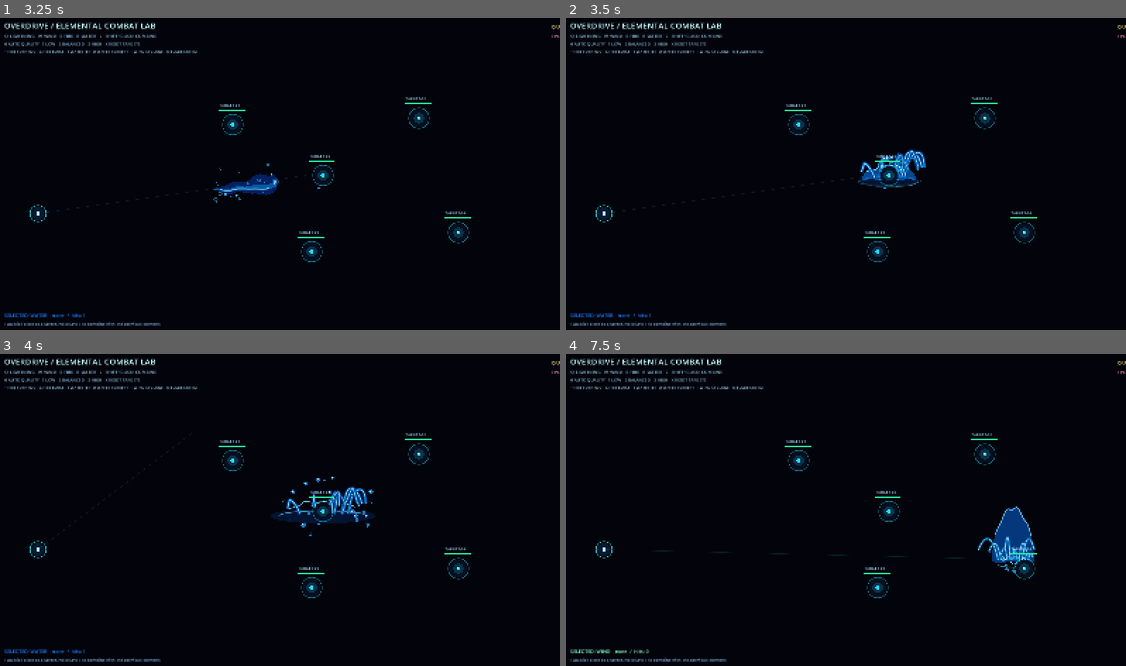
Above: before the commit, frames 1-4 (two rows, left to right).
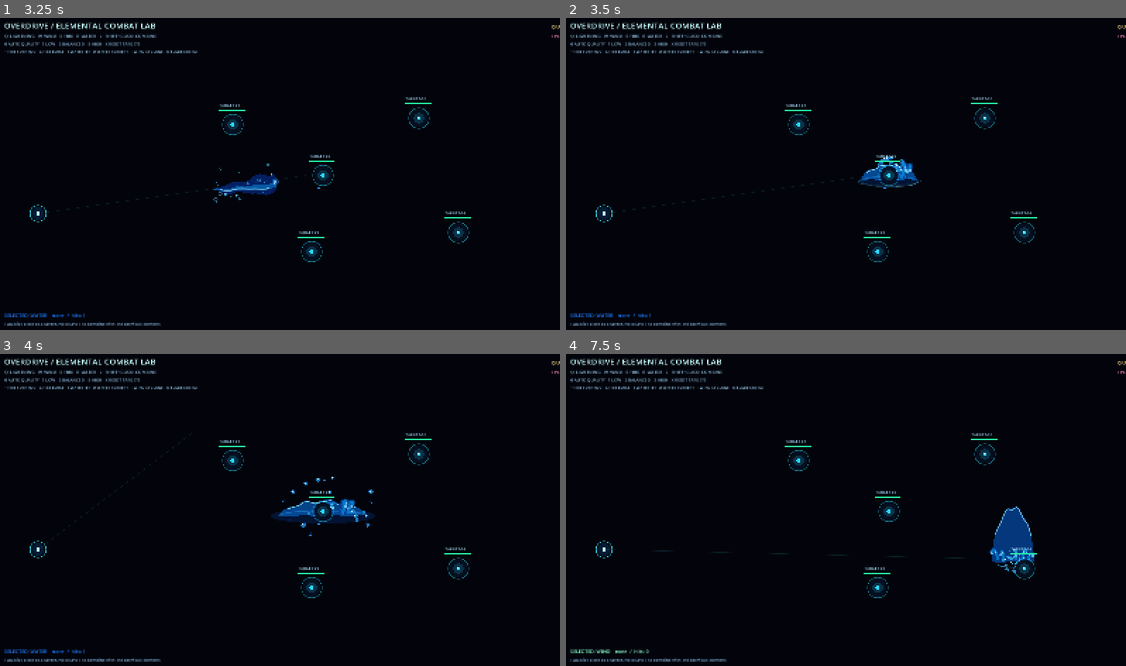
Above: after the commit, the same moments.

Repository: rifatsidik/elemental-overdrive
Game: Godot game, scene res://scenes/elemental_combat_lab.tscn
Two runs of this game, one before a commit and one after it. Both use one fixed random seed, a clock stepped at 60 frames per second and the inputs below. This scene is started directly instead of the project's main scene.
Inputs (mouse positions are in pixels of both pictures, inside the frame that each line leads up to):
- Up to frame 1 (3.25 s): tap Enter at 0.5, 2 s; move the mouse to (252, 239) at 0.52 s; hold W 0.53-2.03 s; tap Q at 0.6 s; click (252, 239) at 0.67 s; tap Space at 1.25, 2.75 s; move the mouse to (448, 223) at 1.27 s; tap E at 1.35 s; move the mouse to (106, 127) at 2.02 s; hold A from 2.03 s (still down); tap R at 2.1 s; move the mouse to (308, 174) at 2.77 s; tap 0 at 2.85 s; click (308, 174) at 2.92 s
- Up to frame 2 (3.5 s): keep holding A
- Up to frame 3 (4 s): move the mouse to (196, 432) at 3.52 s; release A at 3.53 s; hold S from 3.53 s (still down); tap 1 at 3.6 s
- Up to frame 4 (7.5 s): move the mouse to (969, 494) at 4.27 s; release S at 4.28 s; hold D 4.28-5.03 s; tap 2 at 4.35 s; tap Enter at 5 s; move the mouse to (728, 528) at 5.02 s; hold W 5.03-5.78 s; tap 3 at 5.1 s; click (728, 528) at 5.17 s; tap Space at 5.75 s; move the mouse to (902, 441) at 5.77 s; hold D from 5.78 s (still down); tap T at 5.85 s; move the mouse to (818, 575) at 6.52 s; tap G at 6.6 s; move the mouse to (1014, 559) at 7.27 s; tap Y at 7.35 s; click (1014, 559) at 7.42 s

Frame 1 is identical in both runs. In frame 2, 0.4% of the frame differs, in the area x 52-65%, y 42-53%; in frame 3, 0.7%, in the area x 49-66%, y 42-53%; in frame 4, 0.3%.

Commit message:
Fix water splash geometry and remove grass-like jets
Clamp liquid sheet contour to avoid self-crossing and reduce long spray curls.

Diff:
--- a/scripts/visuals/elements/element_skill_effect.gd
+++ b/scripts/visuals/elements/element_skill_effect.gd
@@ -141,21 +141,26 @@
 	for i in range(2, 23):
 		crest_line.append(sheet[i] + Vector2(0.0, 2.0 * strength))
 	draw_polyline(crest_line, Color(0.48, 0.85, 1.0, fade * 0.9), 2.0 * strength, true)
-	# Spray fingers have independent phases, lengths and curved tips.
-	for i in range(5 + layer_budget * 2):
-		var u := float(i) / float(4 + layer_budget * 2)
+	# A few compact, thick curls; the broad sheet and droplets carry the splash.
+	for i in range(3 + layer_budget):
+		var u := float(i) / float(2 + layer_budget)
 		var side := lerpf(-1.0, 1.0, u)
 		var base := Vector2(side * width * 0.7, 1.0)
-		var h := (38.0 + 30.0 * sin(age * 8.0 + float(i) * 1.7)) * strength
-		var control := base + Vector2(side * h * 0.24, -h)
-		var tip := base + Vector2(side * h * 0.58 + sin(age * 13.0 + float(i)) * 4.0, -h * 0.28)
+		var h := (24.0 + 14.0 * sin(age * 8.0 + float(i) * 1.7)) * strength
+		var control := base + Vector2(side * h * 0.2, -h * 0.78)
+		var tip := base + Vector2(side * h * 0.36 + sin(age * 13.0 + float(i)) * 2.0, -h * 0.3)
 		var curve := PackedVector2Array()
 		for step in range(13):
 			var t := float(step) / 12.0
 			var q := 1.0 - t
 			curve.append(base * q * q + control * 2.0 * q * t + tip * t * t)
-		draw_polyline(curve, Color(0.02, 0.47, 0.78, fade * 0.92), 4.0 * strength, true)
-		draw_polyline(curve, Color(0.72, 0.95, 1.0, fade * 0.86), 1.2 * strength, true)
+		draw_polyline(curve, Color(0.015, 0.22, 0.55, fade * 0.88), 8.0 * strength, true)
+		draw_polyline(curve, Color(0.02, 0.5, 0.82, fade * 0.94), 4.5 * strength, true)
+		var glint := PackedVector2Array()
+		for glint_index in range(3, 7):
+			glint.append(curve[glint_index])
+		draw_polyline(glint, Color(0.72, 0.95, 1.0, fade * 0.84), 1.2 * strength, true)
+		draw_circle(tip, 2.5 * strength, Color(0.42, 0.8, 0.98, fade * 0.9))
 	# Outward droplets arc down under gravity; they are not uniform radial rays.
 	for particle in _particles:
 		var angle: float = float(particle["angle"])
--- a/scripts/visuals/elements/water_burst.gd
+++ b/scripts/visuals/elements/water_burst.gd
@@ -30,9 +30,9 @@
 		var speed := _rng.randf_range(70.0, 260.0)
 		_droplet_velocities.append(Vector2.from_angle(angle) * speed + Vector2(_rng.randf_range(-45.0, 45.0), -_rng.randf_range(15.0, 100.0)))
 		_droplet_sizes.append(_rng.randf_range(1.5, 4.6))
-	for i in range(5 + layer_budget * 2):
+	for i in range(3 + layer_budget):
 		_jet_angles.append(_rng.randf_range(-PI * 0.94, -PI * 0.06))
-		_jet_heights.append(_rng.randf_range(40.0, 105.0))
+		_jet_heights.append(_rng.randf_range(24.0, 58.0))
 		_jet_sides.append(_rng.randf_range(0.82, 1.22))
 	age = 0.0
 	queue_redraw()
@@ -76,15 +76,22 @@
 	var sheet_height := (25.0 + 49.0 * burst) * strength * (1.0 - collapse * 0.42)
 	var sheet := PackedVector2Array()
 	var samples := 22
+	# Keep the upper contour above the lower contour at every sample.
+	# This prevents the polygon from folding across itself during turbulence.
 	for i in range(samples + 1):
 		var u := float(i) / float(samples)
 		var x := lerpf(-half_width, half_width, u)
-		var arch := pow(maxf(0.0, sin(PI * u)), 0.62)
-		var turbulence := (sin(u * 24.0 - age * 22.0) * 3.0 + sin(u * 41.0 + age * 17.0) * 1.2) * strength
-		sheet.append(Vector2(x, 9.0 - arch * sheet_height + turbulence))
+		var edge_fade := sin(PI * u)
+		var arch := pow(maxf(0.0, edge_fade), 0.62)
+		var bottom_y := 13.0 + sin(u * TAU * 3.0 + age * 8.0) * 1.6 * strength
+		var turbulence := (sin(u * 24.0 - age * 22.0) * 3.0 + sin(u * 41.0 + age * 17.0) * 1.2) * strength * edge_fade
+		var top_y := minf(9.0 - arch * sheet_height + turbulence, bottom_y - 3.0)
+		sheet.append(Vector2(x, top_y))
 	for i in range(samples, -1, -1):
 		var u := float(i) / float(samples)
-		sheet.append(Vector2(lerpf(-half_width, half_width, u), 13.0 + sin(u * TAU * 3.0 + age * 8.0) * 1.6 * strength))
+		var x := lerpf(-half_width, half_width, u)
+		var bottom_y := 13.0 + sin(u * TAU * 3.0 + age * 8.0) * 1.6 * strength
+		sheet.append(Vector2(x, bottom_y))
 	draw_colored_polygon(sheet, Color(0.02, 0.36, 0.72, fade * 0.78))
 	var sheet_glint := PackedVector2Array()
 	for i in range(2, samples - 2):
@@ -94,14 +101,14 @@
 	if sheet_glint.size() > 1:
 		draw_polyline(sheet_glint, Color(0.56, 0.9, 1.0, fade * 0.86), 1.6 * strength, true)
 
-	# Curled water fingers peel off the sheet, each with a broad body and a narrow highlight.
+	# A few short, thick curls add splash shape without long grass-like spikes.
 	for i in range(_jet_angles.size()):
 		var angle: float = _jet_angles[i]
 		var height: float = _jet_heights[i] * strength * (1.0 - collapse * 0.48)
 		var side := Vector2(cos(angle), sin(angle))
 		var base := Vector2(side.x * half_width * 0.62, 7.0)
-		var control := base + Vector2(side.x * height * 0.3, -height * 0.95)
-		var tip := base + Vector2(side.x * height * 0.62, -height * 0.22)
+		var control := base + Vector2(side.x * height * 0.22, -height * 0.76)
+		var tip := base + Vector2(side.x * height * 0.36, -height * 0.28)
 		tip.x *= _jet_sides[i]
 		var curve := PackedVector2Array()
 		for step in range(15):
@@ -111,9 +118,13 @@
 			point.x += sin(t * PI * 2.0 + age * 12.0 + float(i)) * 2.2 * strength
 			curve.append(point)
 		var jet_alpha := fade * (1.0 - float(i % 3) * 0.13)
-		draw_polyline(curve, Color(0.015, 0.2, 0.52, jet_alpha * 0.9), 6.0 * strength, true)
-		draw_polyline(curve, Color(0.03, 0.52, 0.84, jet_alpha), 3.0 * strength, true)
-		draw_polyline(curve, Color(0.68, 0.94, 1.0, jet_alpha * 0.9), 1.0 * strength, true)
+		draw_polyline(curve, Color(0.015, 0.2, 0.52, jet_alpha * 0.9), 9.0 * strength, true)
+		draw_polyline(curve, Color(0.03, 0.52, 0.84, jet_alpha), 5.2 * strength, true)
+		var short_glint := PackedVector2Array()
+		for glint_index in range(3, 7):
+			short_glint.append(curve[glint_index])
+		draw_polyline(short_glint, Color(0.68, 0.94, 1.0, jet_alpha * 0.8), 1.2 * strength, true)
+		draw_circle(tip, 2.8 * strength, Color(0.48, 0.82, 0.98, jet_alpha))
 
 	# Unevenly timed ripples spread across the surface instead of concentric sci-fi rings.
 	for i in range(layer_budget + 1):
Not shown, changed: docs/ELEMENTAL_COMBAT_LAB.md
